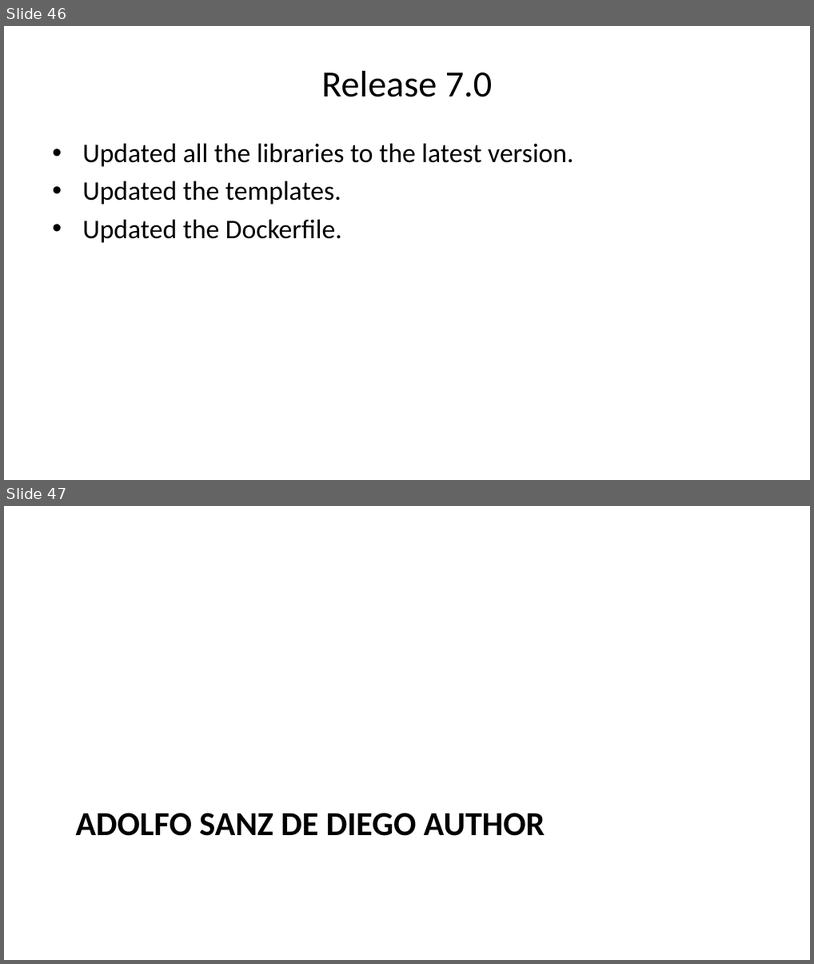
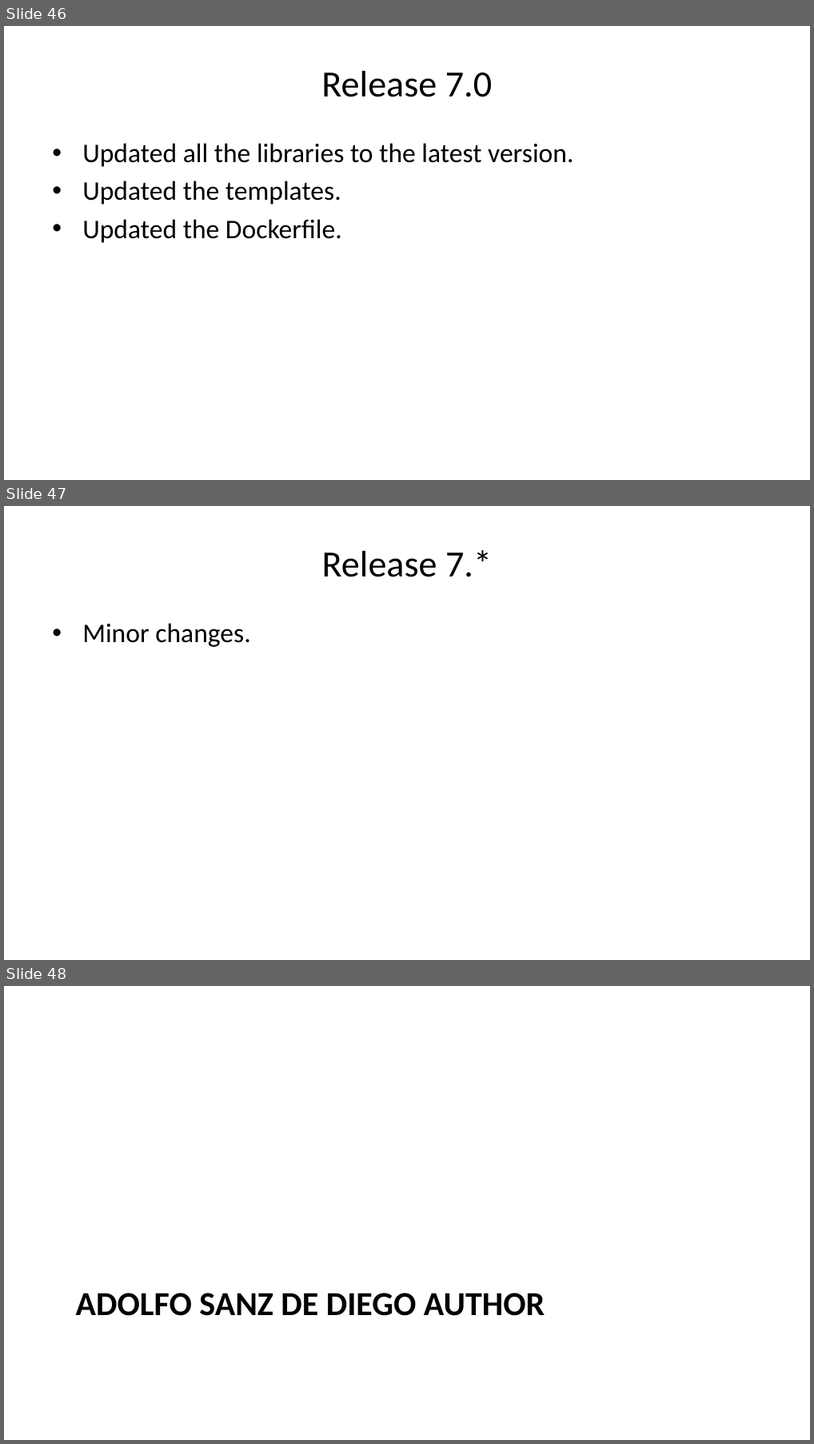
Before and after one commit to asanzdiego/markdownslides, a slide deck: doc/export/readme-slides-plus.pptx. Shown one above the other, each under a label of ours: slides 46 and 47 before the commit, slides 46, 47 and 48 after it. The pictures are 814x964 and 814x1444 pixels, drawn with LibreOffice and Linux fonts; fonts in the diff are those of the drawing. Boxes give left, top, right and bottom in pixels: in the first picture for what was removed or moved away, otherwise in the second. Text is boxed around its words. In the diff, an @@ line names an element or a change of style, - is before the commit and + after.

```diff
--- a/doc/export/readme-slides-plus.pptx
+++ b/doc/export/readme-slides-plus.pptx
@@ slide 47 added at [4, 506, 810, 960], background #FFFFFF @@
@@ title added at [322, 550, 492, 577], 33 pt, text #000000 @@
+Release 7.*
@@ text added at [82, 623, 250, 647], 24 pt, text #000000 @@
+• Minor changes.
@@ what was slide 47 is now slide 48 @@
```
Also in this commit, not shown: 34 other files.
